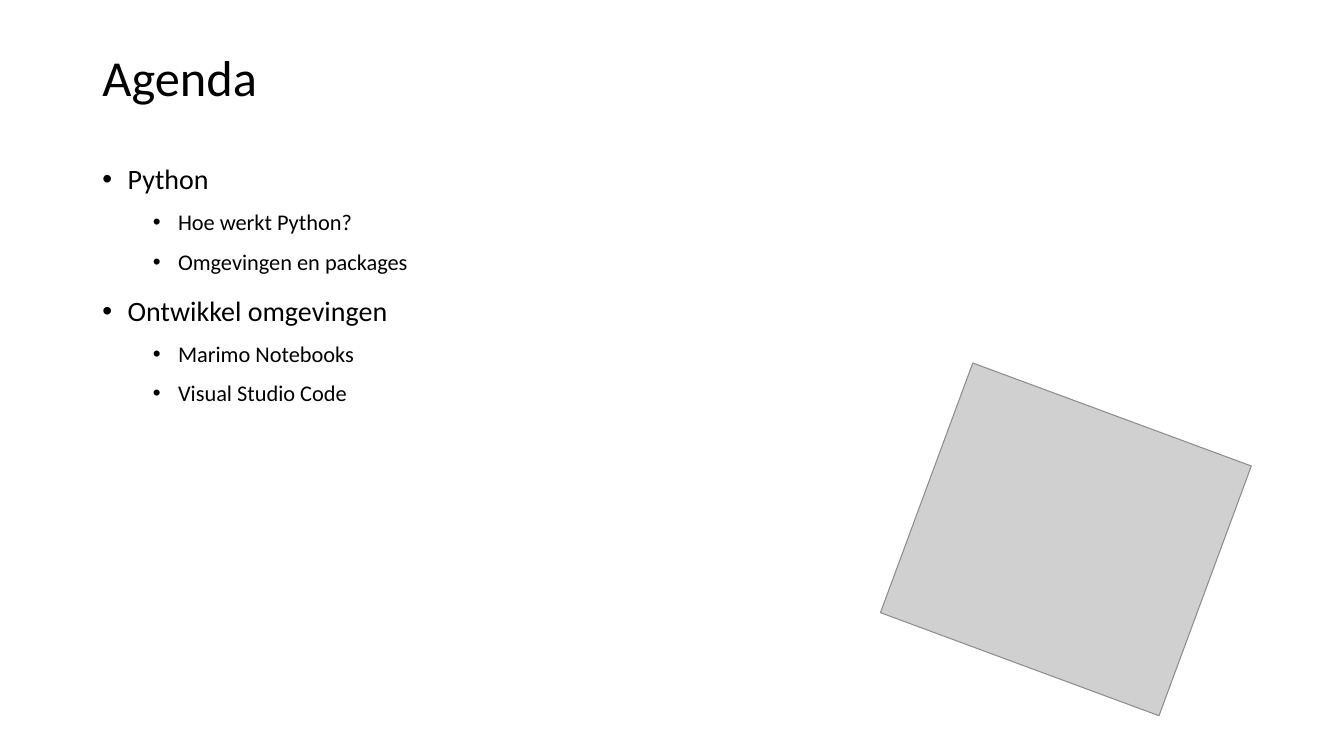
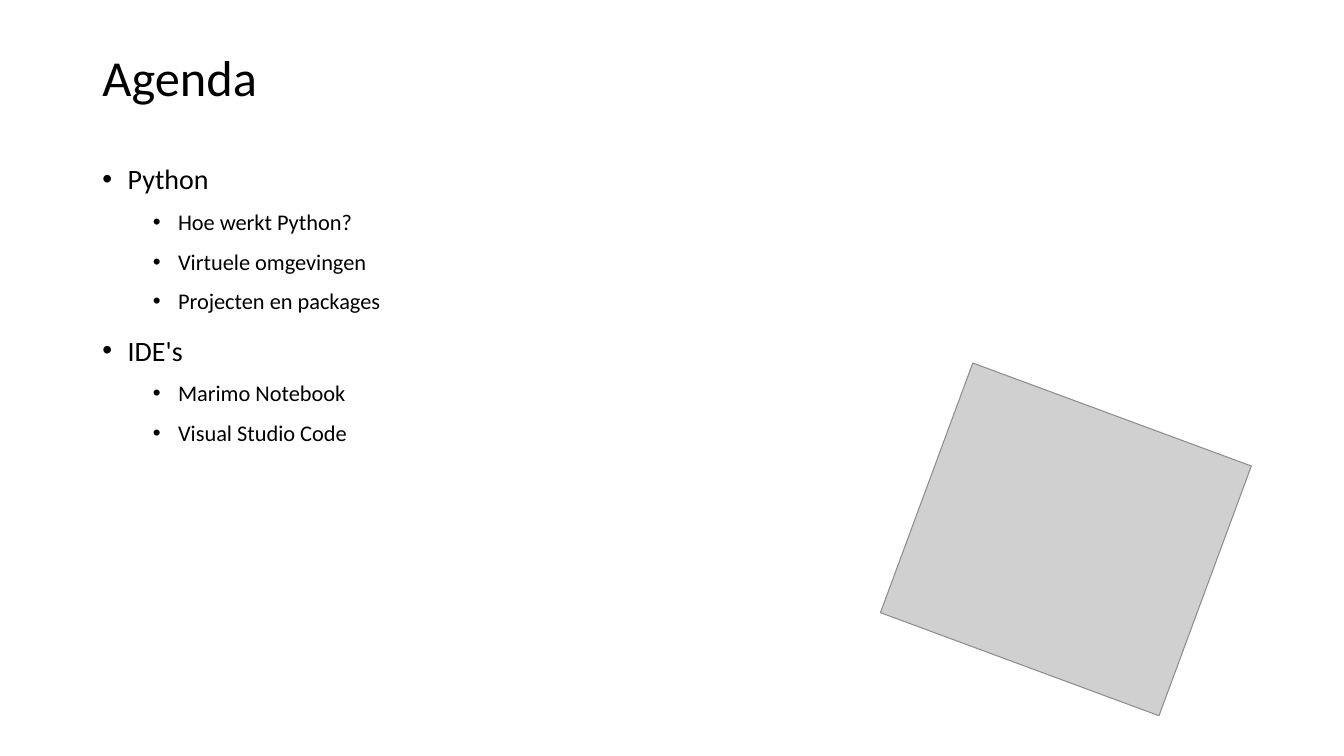
Before and after one commit to LFKoning/knowledge-sharing, a slide deck: slide 2 of python_course_4p/1_venv_package/1_venv_package.pptx. Drawn at 1344x756 pixels with LibreOffice and Linux fonts; fonts in the diff are those of the drawing; grey boxes stand for pictures. Boxes give left, top, right and bottom in pixels: in the first picture for what was removed or moved away, otherwise in the second. Text is boxed around its words. In the diff, an @@ line names an element or a change of style, - is before the commit and + after.

```diff
--- a/python_course_4p/1_venv_package/1_venv_package.pptx
+++ b/python_course_4p/1_venv_package/1_venv_package.pptx
@@ text at bbox=[128, 254, 381, 401]: text changed @@
-  • Omgevingen en packages
-• Ontwikkel omgevingen
-  • Marimo Notebooks
+  • Virtuele omgevingen
+  • Projecten en packages
+• IDE's
+  • Marimo Notebook
```
Also in this commit, not shown: 5 other slides changed, 12 slides added, 2 slides removed, 2 other files.
